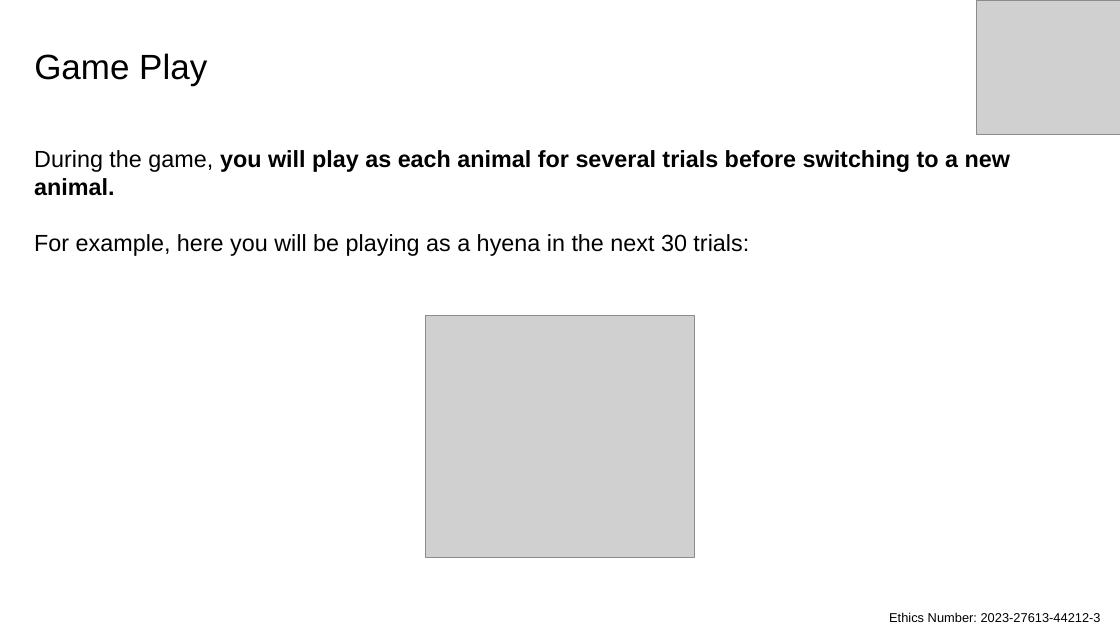
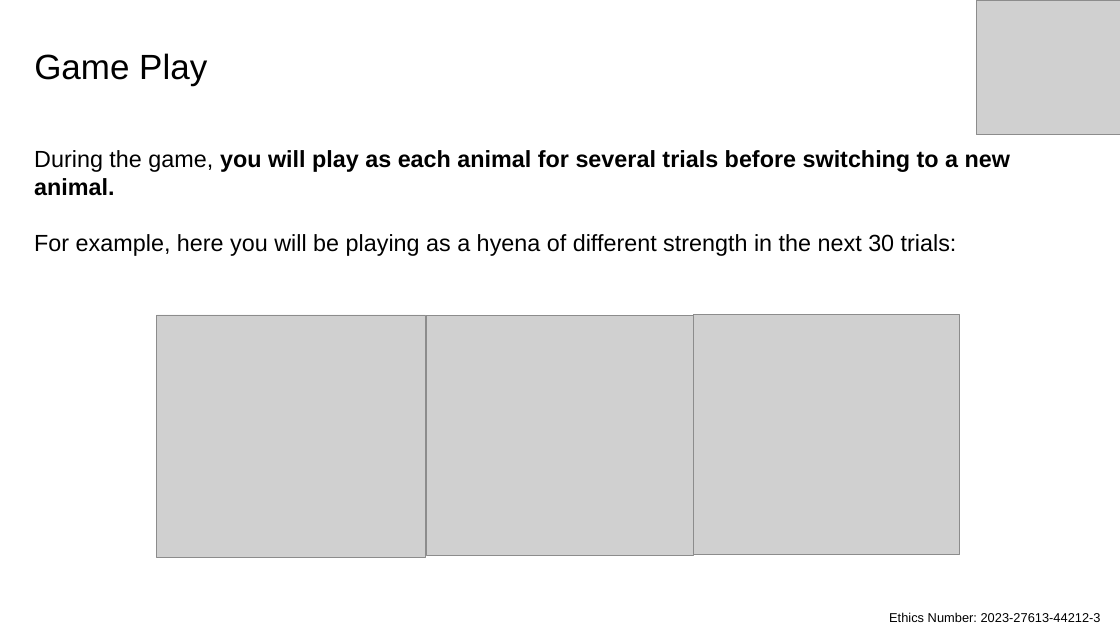
Before and after one commit to ANDLabUniMelb/Task_Prep, a slide deck: slide 21 of NewTasks/Before Scan 1. Briefing.pptx. Drawn at 1120x630 pixels with LibreOffice and Linux fonts; fonts in the diff are those of the drawing; grey boxes stand for pictures. Boxes give left, top, right and bottom in pixels: in the first picture for what was removed or moved away, otherwise in the second. Text is boxed around its words. In the diff, an @@ line names an element or a change of style, - is before the commit and + after.

```diff
--- a/NewTasks/Before Scan 1. Briefing.pptx
+++ b/NewTasks/Before Scan 1. Briefing.pptx
@@ text at (34, 234, 957, 256): text changed @@
-For example, here you will be playing as a hyena in the next 30 trials:
+For example, here you will be playing as a hyena of different strength in the next 30 trials:
@@ picture added at (156, 315, 425, 558) @@
@@ picture added at (693, 314, 960, 555) @@
```
Also in this commit, not shown: 3 other slides changed, 22 other files.
